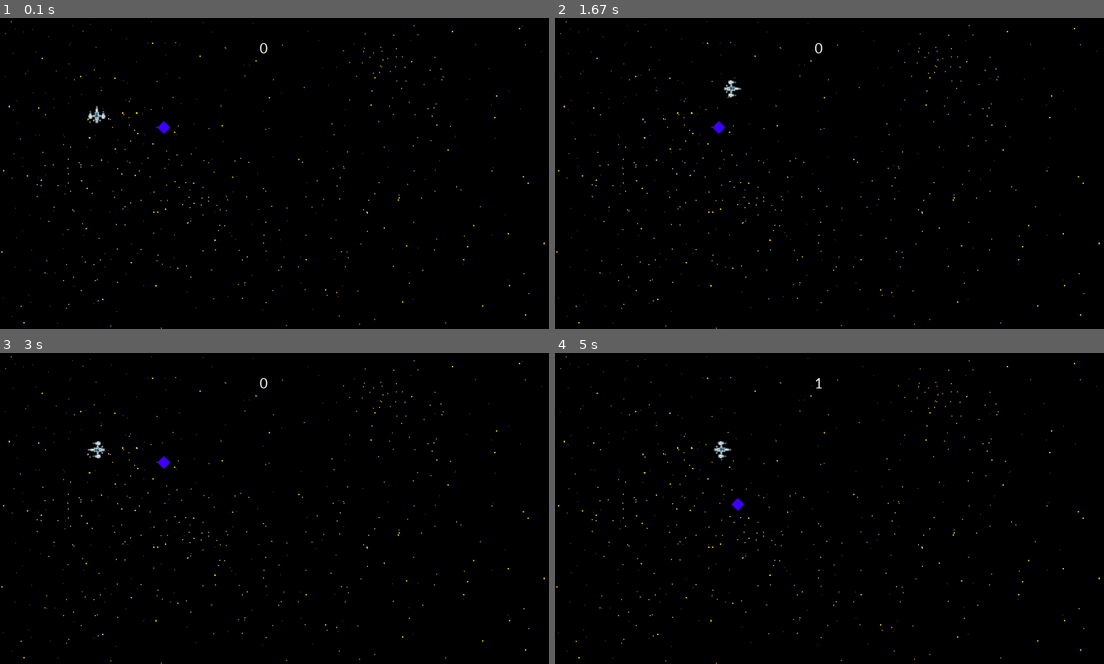
Above: before the commit, frames 1-4 (two rows, left to right).
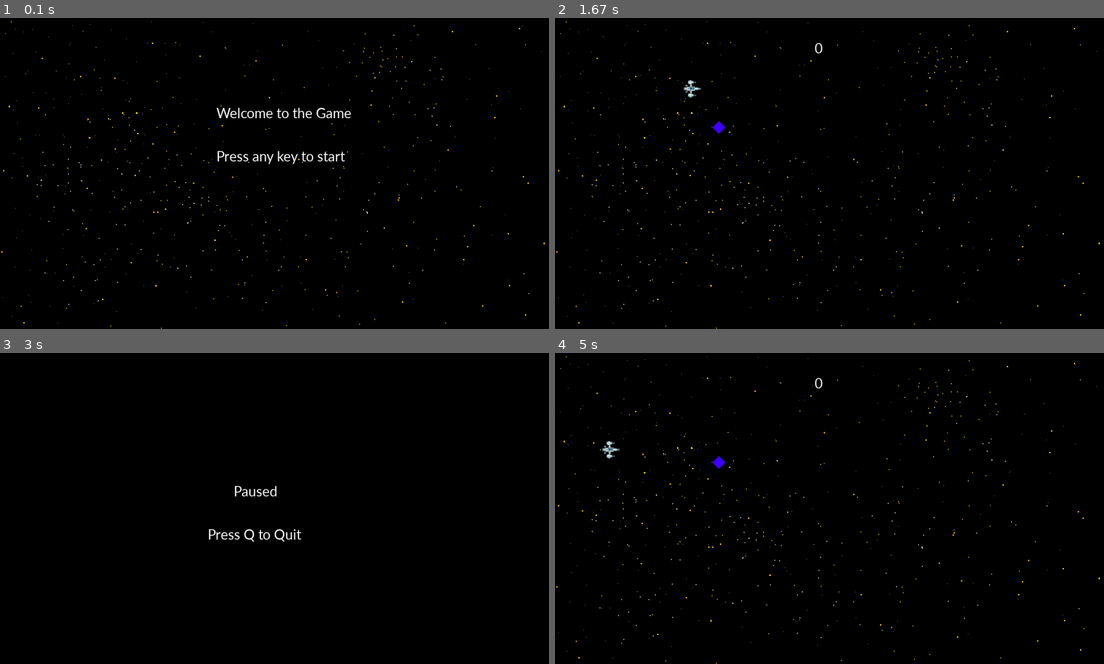
Above: after the commit, the same moments.

Repository: Henrik0122/Games
Game: pygame game, started from space_game.py
Two runs of this game, one before a commit and one after it. Both use one fixed random seed, a clock stepped at 60 frames per second and the inputs below.
Inputs:
- Up to frame 1 (0.1 s): no input
- Up to frame 2 (1.67 s): hold D 0.33-0.8 s; hold W 0.83-1.13 s; hold D 1.17-1.63 s
- Up to frame 3 (3 s): hold A 1.67-2.2 s; hold S 2.23-2.53 s; hold Esc 2.57-2.97 s; hold A 2.57-2.97 s
- Up to frame 4 (5 s): hold A 3-3.4 s; hold Esc 3.83-4.47 s; hold D 3.83-4.47 s; hold D from 4.5 s (still down)

The runs differ from the first frame. In frame 1, 0.8% of the frame differs, in the area x 16-65%, y 7-48%; in frame 2, 0.2%; in frame 3, 1.0%, in the area x 0-100%, y 0-100%; in frame 4, 0.3%.

Commit message:
update screen

Diff:
--- a/space_game.py
+++ b/space_game.py
@@ -1,6 +1,7 @@
 import pygame
 import random
 import time
+
 
 class collectible:
     def __init__(self, x: float, y: float, sprite: pygame.surface) -> None:
@@ -21,12 +22,14 @@
         self.rect.x = self.x
         self.rect.y = self.y
 
+
 class player:
     def __init__(self, x: float, y: float, sprite: pygame.surface) -> None:
         self.x = x
         self.y = y
         self.sprite = sprite
         self.velocity = 200
+        self.max_velocity = 700
         self.angle = 0
         self.direction = "up"
         self.moving = False
@@ -55,13 +58,13 @@
         elif self.direction == "left":
             self.x -= self.velocity * dt
         elif self.direction == "right":
-            self.x += self.velocity *dt
-
-        self.x = min((1280, self.x))
-        self.x = max((0, self.x))
-
-        self.y = min((720, self.y))
-        self.y = max((0, self.y))
+            self.x += self.velocity * dt
+
+        self.x = min((1280 - 48 - 5, self.x))
+        self.x = max((5, self.x))
+
+        self.y = min((720 - 48 - 5, self.y))
+        self.y = max((5, self.y))
 
 
 class Text:
@@ -78,10 +81,12 @@
         self.rendered = self.font.render(self.text, True, "white")
         screen.blit(self.rendered, (self.x, self.y))
 
+
 class Game:
     def __init__(self) -> None:
         pygame.init()
         self.running = True
+        self.paused = False  # New state for pause
         self.screen = pygame.display.set_mode((1280, 720))
         self.sprites = self.load_sprites()
 
@@ -104,23 +109,67 @@
         self.collect_sound = pygame.mixer.Sound("sfx\collect.wav")
         self.collect_sound.set_volume(0.5)
 
+    def show_start_screen(self) -> None:
+        start_text = Text(500, 300, "Press any key to start")
+        title_text = Text(500, 200, "Welcome to the Game")
+
+        self.screen.fill("black")
+        self.screen.blit(self.sprites["background"], (0, 0))
+        title_text.render(self.screen)
+        start_text.render(self.screen)
+        pygame.display.update()
+
+        waiting = True
+        while waiting:
+            for event in pygame.event.get():
+                if event.type == pygame.QUIT:
+                    self.running = False
+                    waiting = False
+                if event.type == pygame.KEYDOWN:
+                    waiting = False
+
     def poll_events(self) -> None:
         for event in pygame.event.get():
             if event.type == pygame.QUIT:
                 self.running = False
 
-            if event.type == pygame.KEYDOWN and event.key in self.keybinds:
-                self.player.set_angle(self.keybinds[event.key][0])
-                self.player.direction = self.keybinds[event.key][1]
-                self.player.moving = True
-
-            if event.type == pygame.KEYUP and event.key in self.keybinds:
-                if self.keybinds[event.key][1] == self.player.direction:
+            if event.type == pygame.KEYDOWN:
+                if event.key in self.keybinds:
+                    self.player.set_angle(self.keybinds[event.key][0])
+                    self.player.direction = self.keybinds[event.key][1]
+                    self.player.moving = True
+
+                # Pause/unpause with ESC key
+                if event.key == pygame.K_ESCAPE:
+                    self.paused = not self.paused  # Toggle pause state
+
+            if event.type == pygame.KEYUP:
+                if event.key in self.keybinds and self.keybinds[event.key][1] == self.player.direction:
                     self.player.moving = False
 
+    def pause_screen(self) -> None:
+        pause_text = Text(540, 300, "Paused")
+        quit_text = Text(480, 400, "Press Q to Quit")
+
+        self.screen.fill("black")
+        pause_text.render(self.screen)
+        quit_text.render(self.screen)
+        pygame.display.update()
+
+        while self.paused:
+            for event in pygame.event.get():
+                if event.type == pygame.QUIT:
+                    self.running = False
+                    self.paused = False
+                if event.type == pygame.KEYDOWN:
+                    if event.key == pygame.K_q:
+                        self.running = False  # Quit game from pause menu
+                        self.paused = False
+                    if event.key == pygame.K_ESCAPE:
+                        self.paused = False  # Unpause with ESC
 
     def update(self) -> None:
-        #compute delta time
+        # compute delta time
         now = time.time()
         dt = now - self.previous_time
         self.previous_time = now
@@ -131,16 +180,18 @@
         if self.player.rect.colliderect(self.collectible.rect):
             self.collectible.randomize_postion()
             self.player.velocity += 100
+            self.player.velocity = min(
+                self.player.velocity, self.player.max_velocity)
             self.collect_sound.play()
             self.score += 1
 
-
         self.text.updat()
-        self.text.text =str(self.score)
-
+        self.text.text = str(self.score)
 
     def render(self) -> None:
         self.screen.fill("black")
+
+        pygame.draw.rect(self.screen, "red", pygame.Rect(0, 0, 1280, 720), 5)
 
         self.screen.blit(self.sprites["background"], (0, 0))
         self.player.render(self.screen)
@@ -150,23 +201,32 @@
         pygame.display.update()
 
     def run(self) -> None:
+        self.show_start_screen()  # Display the start screen
         self.previous_time = time.time()
         while self.running:
             self.poll_events()
-            self.update()
-            self.render()
+            if self.paused:
+                self.pause_screen()  # Show pause screen when paused
+            else:
+                self.update()
+                self.render()
         pygame.quit()
 
     def load_sprites(self) -> dict:
         sprites = {}
 
-
-        sprites["spaceship"] = pygame.image.load("gfx\ship.png").convert_alpha()
-        sprites["background"] = pygame.image.load("gfx\simple_game_bg.png").convert_alpha()
-        sprites["collectible"] = pygame.image.load("gfx\collectible.png").convert_alpha()
-        #Downscale
-        sprites["spaceship"] = pygame.transform.scale(sprites["spaceship"], (48, 48))
+        sprites["spaceship"] = pygame.image.load(
+            "gfx\ship.png").convert_alpha()
+        sprites["background"] = pygame.image.load(
+            "gfx\simple_game_bg.png").convert_alpha()
+        sprites["collectible"] = pygame.image.load(
+            "gfx\collectible.png").convert_alpha()
+        # Downscale
+        sprites["spaceship"] = pygame.transform.scale(
+            sprites["spaceship"], (48, 48))
 
         return sprites
+
+
 g = Game()
 g.run()
--- a/space_test2.py
+++ b/space_test2.py
@@ -1,6 +1,7 @@
 import pygame
 import random
 import time
+
 
 class collectible:
     def __init__(self, x: float, y: float, sprite: pygame.surface) -> None:
@@ -21,12 +22,14 @@
         self.rect.x = self.x
         self.rect.y = self.y
 
+
 class player:
     def __init__(self, x: float, y: float, sprite: pygame.surface) -> None:
         self.x = x
         self.y = y
         self.sprite = sprite
         self.velocity = 200
+        self.max_velocity = 700
         self.angle = 0
         self.direction = "up"
         self.moving = False
@@ -55,13 +58,13 @@
         elif self.direction == "left":
             self.x -= self.velocity * dt
         elif self.direction == "right":
-            self.x += self.velocity *dt
-
-        self.x = min((1280, self.x))
-        self.x = max((0, self.x))
-
-        self.y = min((720, self.y))
-        self.y = max((0, self.y))
+            self.x += self.velocity * dt
+
+        self.x = min((1280 - 48 - 5, self.x))
+        self.x = max((5, self.x))
+
+        self.y = min((720 - 48 - 5, self.y))
+        self.y = max((5, self.y))
 
 
 class Text:
@@ -77,6 +80,7 @@
     def render(self, screen: pygame.surface) -> None:
         self.rendered = self.font.render(self.text, True, "white")
         screen.blit(self.rendered, (self.x, self.y))
+
 
 class Game:
     def __init__(self) -> None:
@@ -165,7 +169,7 @@
                         self.paused = False  # Unpause with ESC
 
     def update(self) -> None:
-        #compute delta time
+        # compute delta time
         now = time.time()
         dt = now - self.previous_time
         self.previous_time = now
@@ -176,15 +180,18 @@
         if self.player.rect.colliderect(self.collectible.rect):
             self.collectible.randomize_postion()
             self.player.velocity += 100
+            self.player.velocity = min(
+                self.player.velocity, self.player.max_velocity)
             self.collect_sound.play()
             self.score += 1
 
         self.text.updat()
         self.text.text = str(self.score)
 
-
     def render(self) -> None:
         self.screen.fill("black")
+
+        pygame.draw.rect(self.screen, "red", pygame.Rect(0, 0, 1280, 720), 5)
 
         self.screen.blit(self.sprites["background"], (0, 0))
         self.player.render(self.screen)
@@ -208,13 +215,18 @@
     def load_sprites(self) -> dict:
         sprites = {}
 
-        sprites["spaceship"] = pygame.image.load("gfx\ship.png").convert_alpha()
-        sprites["background"] = pygame.image.load("gfx\simple_game_bg.png").convert_alpha()
-        sprites["collectible"] = pygame.image.load("gfx\collectible.png").convert_alpha()
+        sprites["spaceship"] = pygame.image.load(
+            "gfx\ship.png").convert_alpha()
+        sprites["background"] = pygame.image.load(
+            "gfx\simple_game_bg.png").convert_alpha()
+        sprites["collectible"] = pygame.image.load(
+            "gfx\collectible.png").convert_alpha()
         # Downscale
-        sprites["spaceship"] = pygame.transform.scale(sprites["spaceship"], (48, 48))
+        sprites["spaceship"] = pygame.transform.scale(
+            sprites["spaceship"], (48, 48))
 
         return sprites
+
 
 g = Game()
 g.run()
